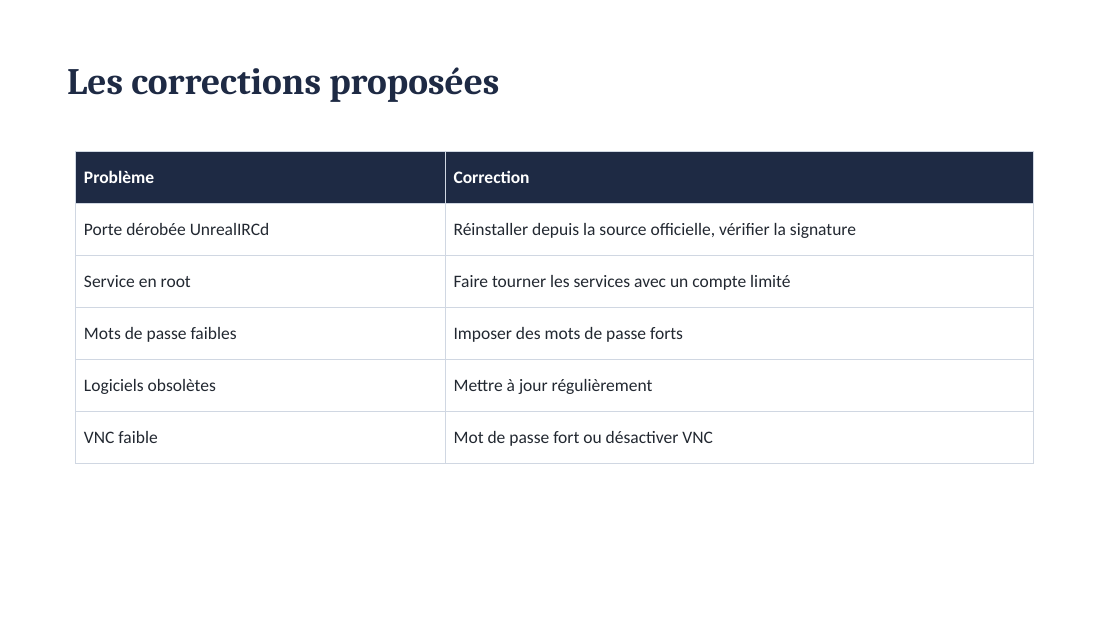
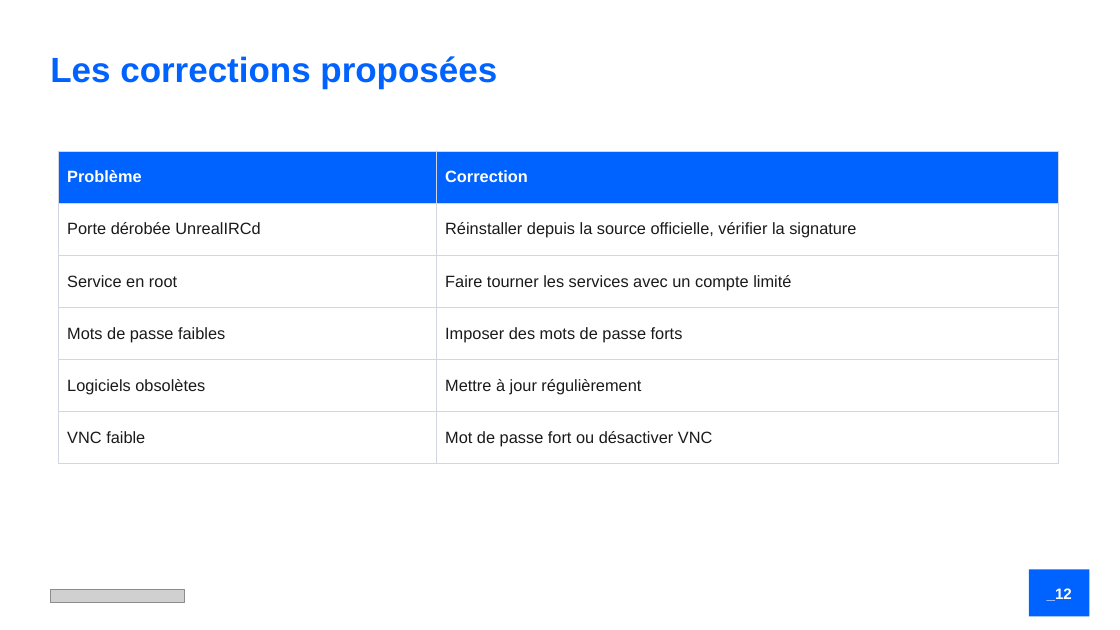
Before and after one commit to samet-ari/nessus-metasploit-lab, a slide deck: slide 12 of presentation/Presentation_Nessus_Metasploit.pptx (slide 11 before the commit). Drawn at 1120x630 pixels with LibreOffice and Linux fonts; fonts in the diff are those of the drawing; grey boxes stand for pictures. Boxes give left, top, right and bottom in pixels: in the first picture for what was removed or moved away, otherwise in the second. Text is boxed around its words. In the diff, an @@ line names an element or a change of style, - is before the commit and + after.

```diff
--- a/presentation/Presentation_Nessus_Metasploit.pptx
+++ b/presentation/Presentation_Nessus_Metasploit.pptx
@@ text "Les corrections proposées": place and size @@
-text "Les corrections proposées" at [67,67,499,102]
+text "Les corrections proposées" at [50,56,497,89]
@@ text "Les corrections proposées" at [50,56,497,89]: size 32 to 30 pt, font Cambria to Arial, text colour #1E2A44 to #0062FF @@
@@ table at [59,151,1059,450] @@
@@ fill #1E2A44 to #0062FF in row 1 @@
@@ size 15 to 14 pt, font Calibri to Arial, text colour #222831 to #1A1A1A @@
@@ table: place and size @@
-table at [76,151,1033,450]
+table at [59,151,1059,450]
@@ picture added at [50,590,185,602] @@
@@ rectangle added at [1029,570,1090,617], fill #0062FF @@
@@ text added at [1047,588,1072,601], 13 pt, text #FFFFFF, bold @@
+_12
```
Also in this commit, not shown: 9 other slides changed, 4 slides added, 3 slides removed.
